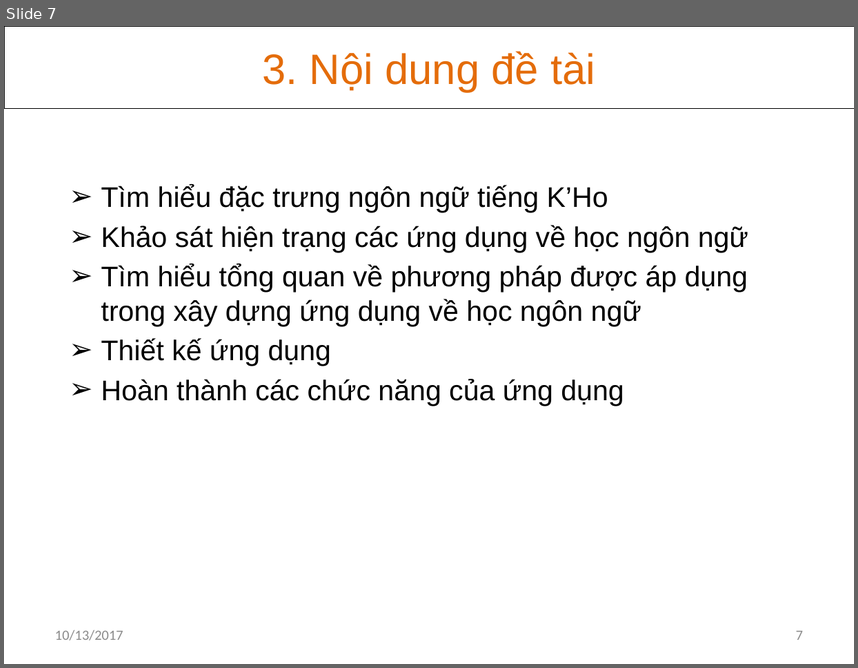
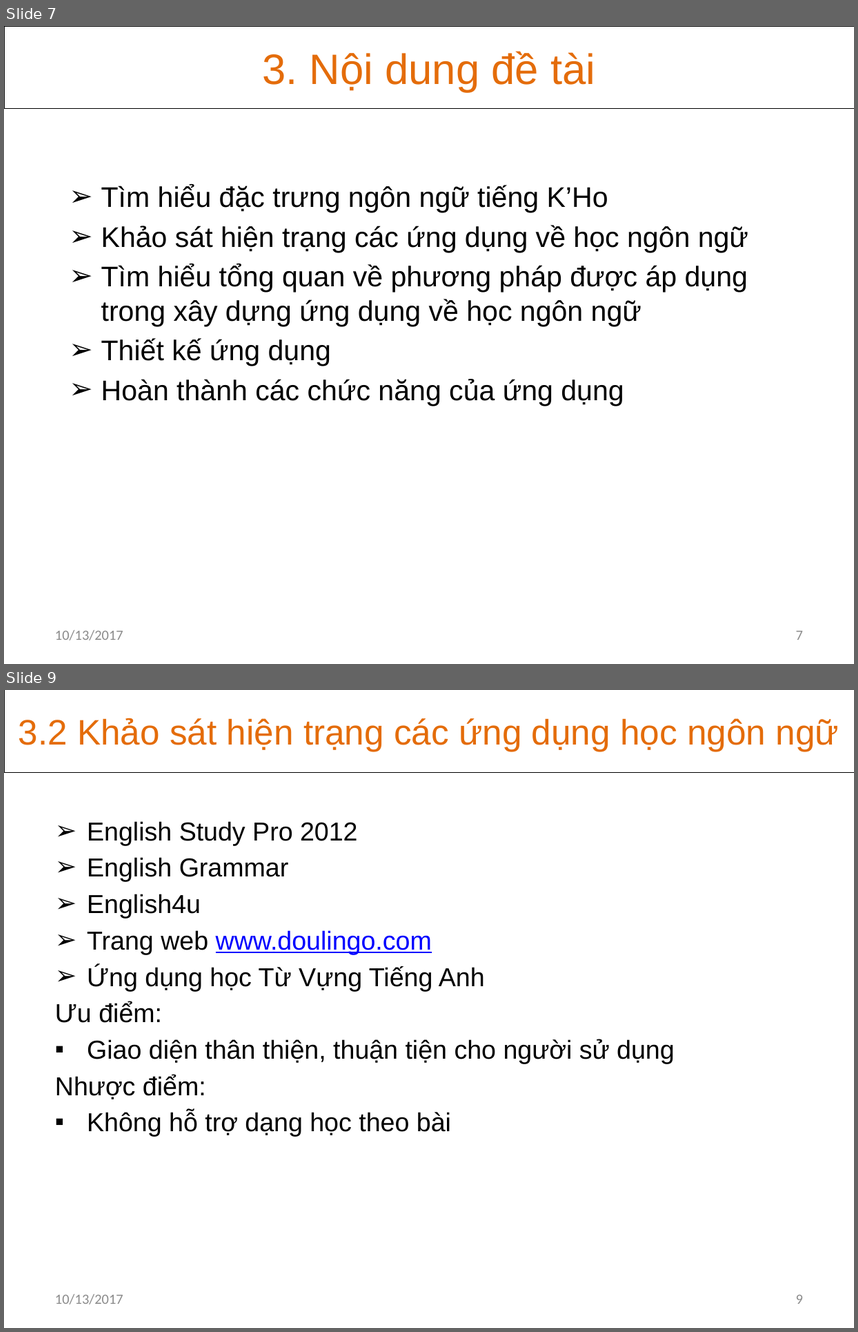
Before and after one commit to khanhvinhit/Do-An, a slide deck: THESIS/DACN_UD_Hoc_KHo_CTK37_BaoCao_D3.pptx. Shown one above the other, each under a label of ours: slide 7 before the commit, slides 7 and 9 after it; the slides between them are not shown. The pictures are 858x668 and 858x1332 pixels, drawn with LibreOffice and Linux fonts; fonts in the diff are those of the drawing. Boxes give left, top, right and bottom in pixels: in the first picture for what was removed or moved away, otherwise in the second. Text is boxed around its words. In the diff, an @@ line names an element or a change of style, - is before the commit and + after.

```diff
--- a/THESIS/DACN_UD_Hoc_KHo_CTK37_BaoCao_D3.pptx
+++ b/THESIS/DACN_UD_Hoc_KHo_CTK37_BaoCao_D3.pptx
@@ slide 9 added at (x1=4, y1=690, x2=854, y2=1328), background #FFFFFF @@
@@ rectangle added at (x1=4, y1=690, x2=854, y2=773), outline #000000 0.25 pt, 30 pt, text #E46C0A @@
+3.2 Khảo sát hiện trạng các ứng dụng học ngôn ngữ
@@ subtitle added at (x1=55, y1=821, x2=675, y2=1136), 22 pt, text #000000 @@
+➢ English Study Pro 2012
+➢ English Grammar
+➢ English4u
+➢ Trang web www.doulingo.com
+➢ Ứng dụng học Từ Vựng Tiếng Anh
+Ưu điểm:
+▪ Giao diện thân thiện, thuận tiện cho người sử dụng
+Nhược điểm:
+▪ Không hỗ trợ dạng học theo bài
@@ text added at (x1=55, y1=1294, x2=123, y2=1304), 12 pt, text #8C8C8C @@
+10/13/2017
@@ page number added at (x1=796, y1=1294, x2=803, y2=1303), 12 pt, text #8C8C8C @@
+9
```
Also in this commit, not shown: 12 slides changed, 1 other slide added.
